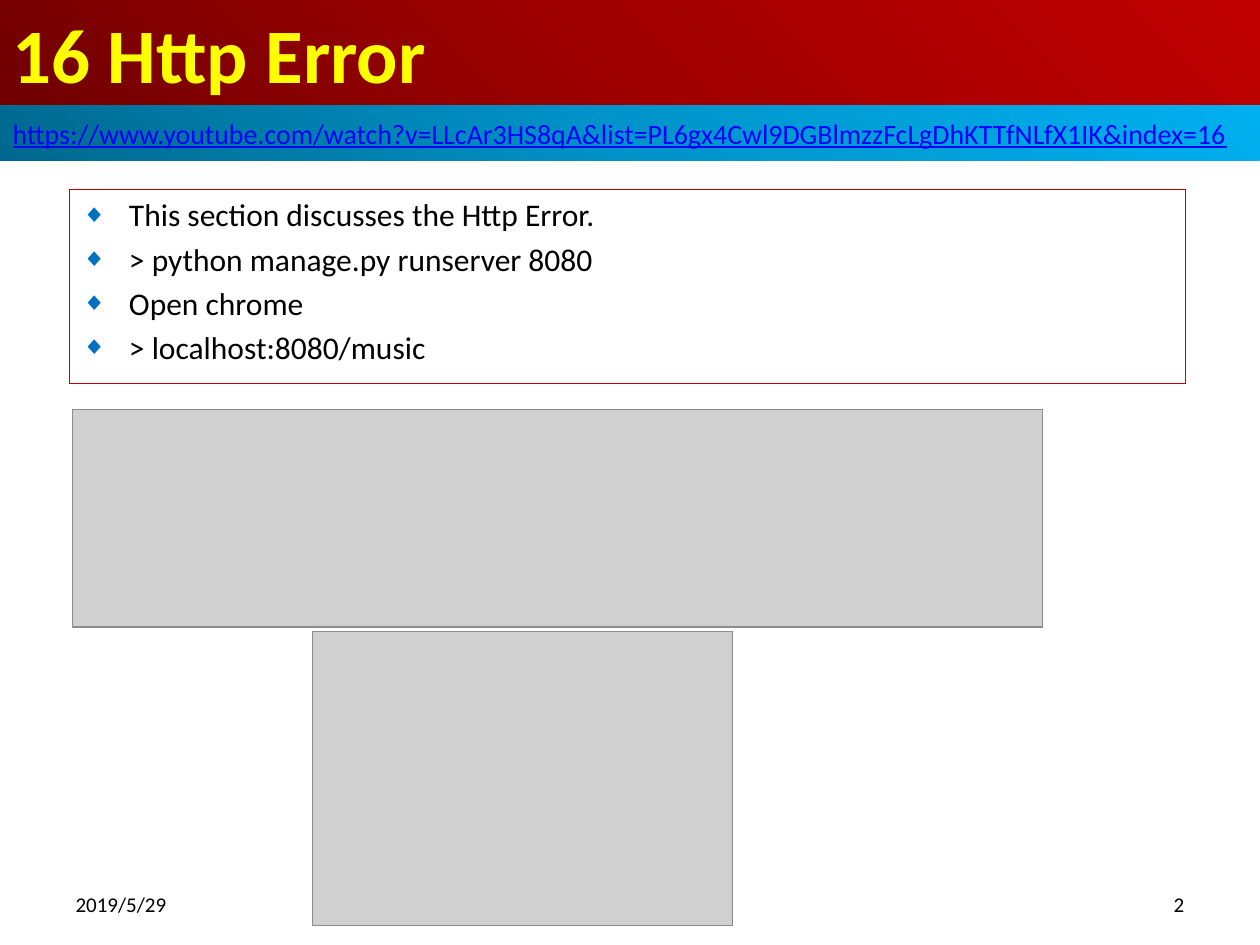
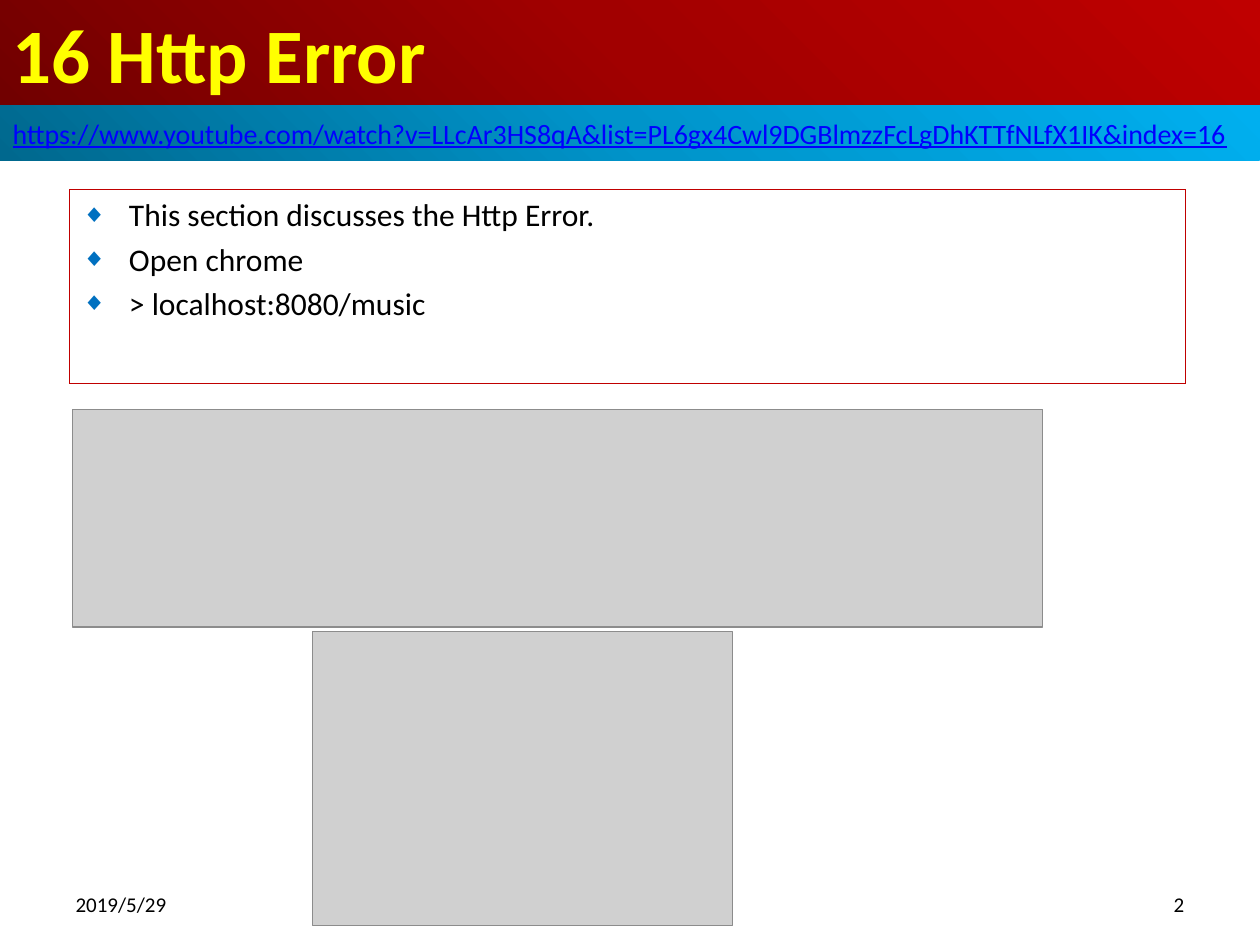
Before and after one commit to peterhchen/500-Django-Basic, a slide deck: slide 2 of 16_HttpError/16_HttpError.pptx. Drawn at 1260x945 pixels with LibreOffice and Linux fonts; fonts in the diff are those of the drawing; grey boxes stand for pictures. Boxes give left, top, right and bottom in pixels: in the first picture for what was removed or moved away, otherwise in the second. Text is boxed around its words. In the diff, an @@ line names an element or a change of style, - is before the commit and + after.

```diff
--- a/16_HttpError/16_HttpError.pptx
+++ b/16_HttpError/16_HttpError.pptx
@@ subtitle at bbox=[152, 249, 592, 277]: paragraph removed @@
-◆ > python manage.py runserver 8080
```
Also in this commit, not shown: 15 other files.
